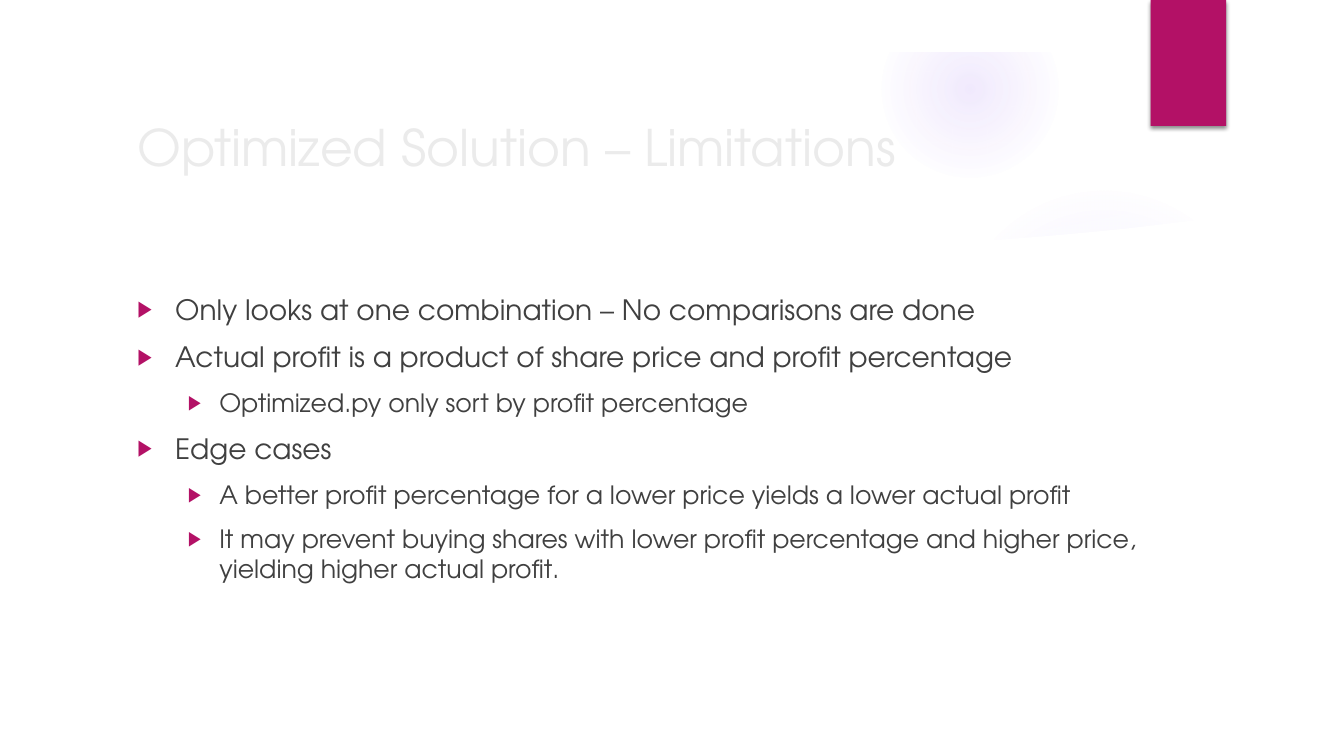
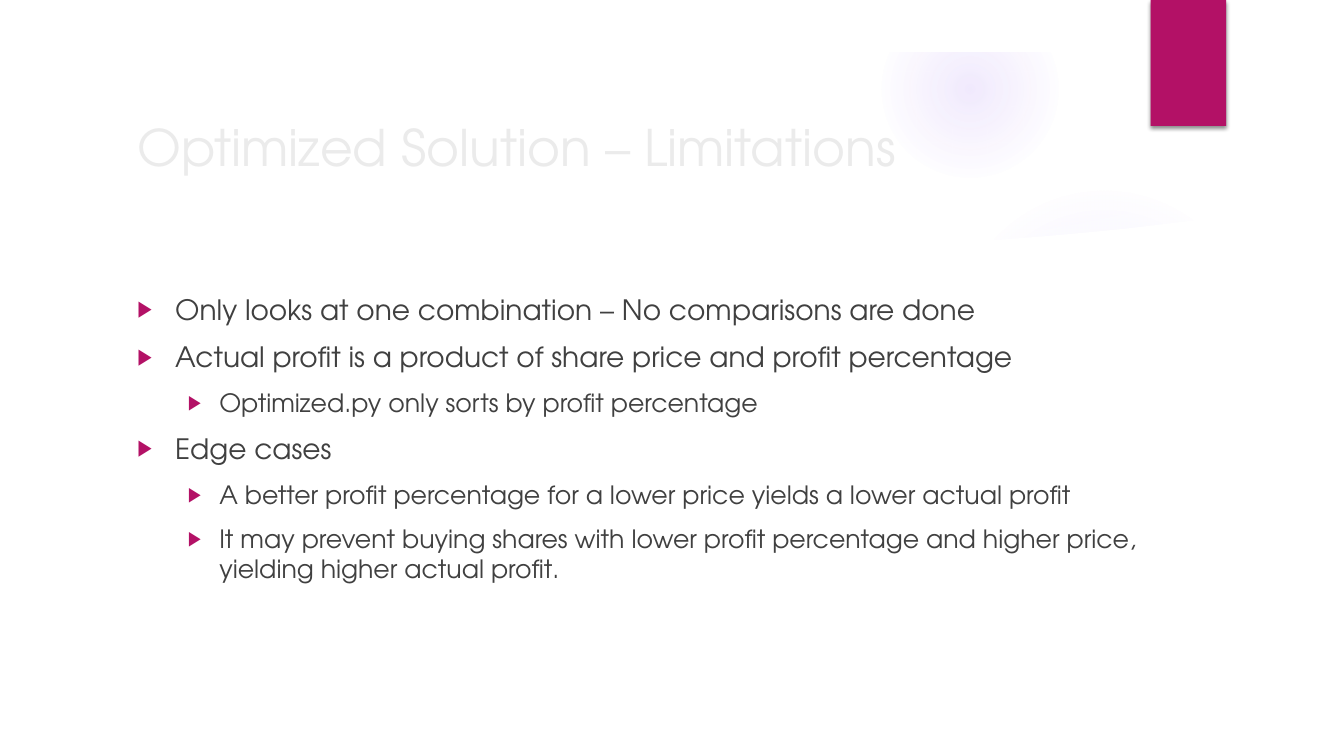
Before and after one commit to franfif/algoinvest-trade, a slide deck: slide 7 of Project7_Presentation.pptx. Drawn at 1344x756 pixels with LibreOffice and Linux fonts; fonts in the diff are those of the drawing; background and template pictures are left out. Boxes give left, top, right and bottom in pixels: in the first picture for what was removed or moved away, otherwise in the second. Text is boxed around its words. In the diff, an @@ line names an element or a change of style, - is before the commit and + after.

```diff
--- a/Project7_Presentation.pptx
+++ b/Project7_Presentation.pptx
@@ text at [219, 393, 758, 418]: text changed @@
-  ▶ Optimized.py only sort by profit percentage
+  ▶ Optimized.py only sorts by profit percentage
```
Also in this commit, not shown: 5 other slides changed.
